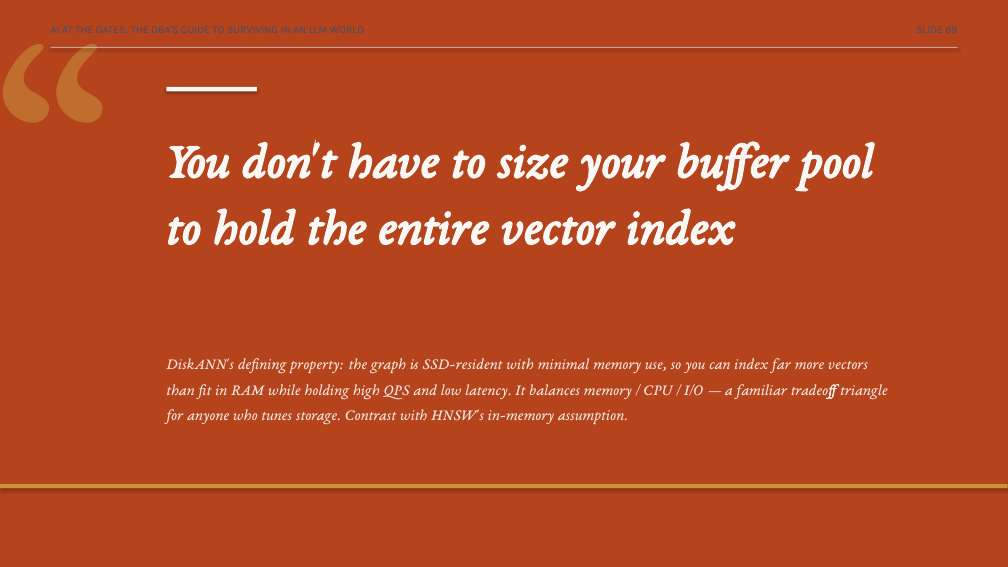
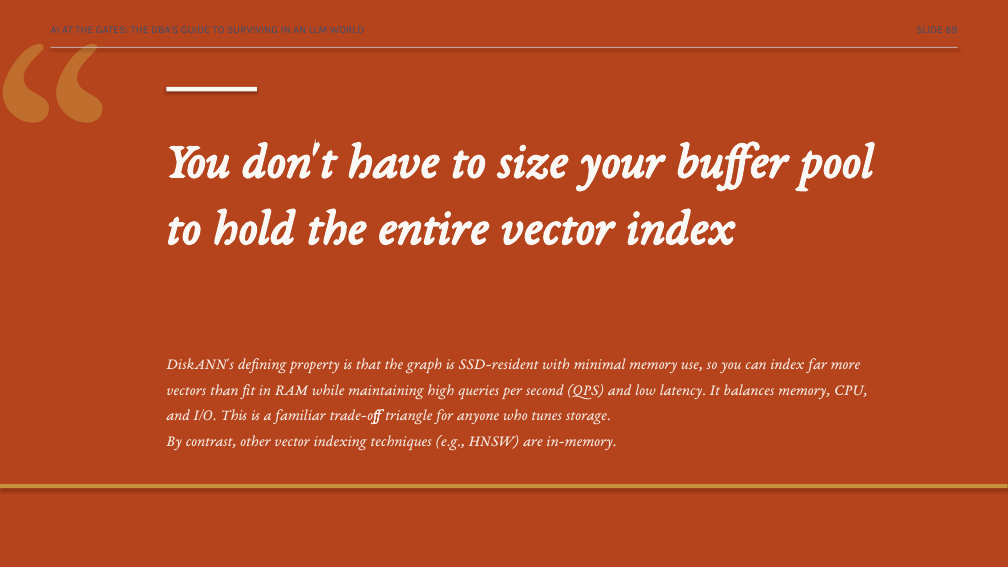
Before and after one commit to feaselkl/AI-at-the-Gates, a slide deck: slide 69 of slides/scenic-city-aigates-precon.pptx. Drawn at 1008x567 pixels with LibreOffice and Linux fonts; fonts in the diff are those of the drawing. Boxes give left, top, right and bottom in pixels: in the first picture for what was removed or moved away, otherwise in the second. Text is boxed around its words. In the diff, an @@ line names an element or a change of style, - is before the commit and + after.

```diff
--- a/slides/scenic-city-aigates-precon.pptx
+++ b/slides/scenic-city-aigates-precon.pptx
@@ text at [166, 358, 867, 450]: text changed @@
-DiskANN's defining property: the graph is SSD-resident with minimal memory use, so you can index far more vectors than fit in RAM while holding high QPS and low latency. It balances memory / CPU / I/O — a familiar tradeoff triangle for anyone who tunes storage. Contrast with HNSW's in-memory assumption.
+DiskANN's defining property is that the graph is SSD-resident with minimal memory use, so you can index far more vectors than fit in RAM while maintaining high queries per second (QPS) and low latency. It balances memory, CPU, and I/O. This is a familiar trade-off triangle for anyone who tunes storage.
+By contrast, other vector indexing techniques (e.g., HNSW) are in-memory.
```
Also in this commit, not shown: 71 other slides changed, 2 slides added, 2 slides removed.
